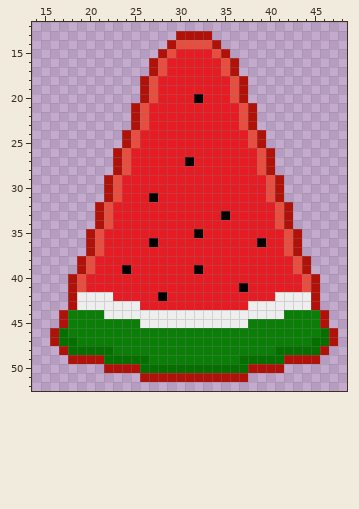
A pixel-art file gets an edit: Assets/Arts/Enemies/Boss/FruitKing/WaterMelonPiece.aseprite. That is the earlier state.
64x64 pixels, 1 frame. Shown: x 14..48, y 12..52.
And afterwards:
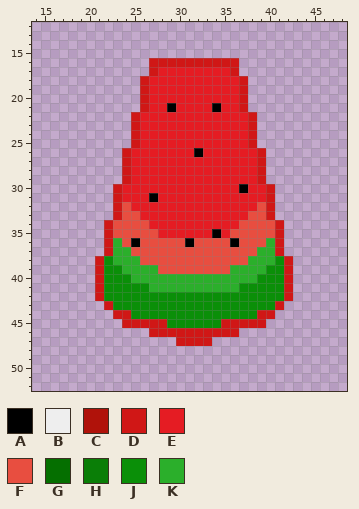
Palette (. is transparent): A #000000  B #eeeeee  C #b0120a  D #d01716  E #e51c23  F #e84e40  G #056f00  H #0a7e07  J #0a8f08  K #2baf2b
Changes in this commit:
Changed rows in their new state; - is an unchanged pixel.
first column x 16:
13 --------------....--------------
14 -------------......-------------
15 ------------........------------
16 -----------DDDDDDDDDD-----------
17 -----------DE------ED-----------
18 ----------DE--------ED----------
19 ----------DE--------ED----------
20 ----------DE----E---ED----------
21 ---------.D--A----A--D.---------
22 ---------DE----------ED---------
23 ---------DE----------ED---------
24 --------.D------------D.--------
25 --------.D------------D.--------
26 -------.D-------A------D.-------
27 -------.D------E-------D.-------
28 -------.D--------------D.-------
29 ------..D--------------D..------
30 ------.D-------------A--D.------
31 ------.D----------------D.------
32 -----..DF--------------FD..-----
33 -----..DFF---------E--FFD..-----
34 -----.DFFFF----------FFFFD.-----
35 ----..DFFFFF----E-A-FFFFFD..----
36 ----..DKFAFFFFFAFFFFAFFFKD..----
37 ----..DKKFFFFFFFFFFFFFFKKD..----
38 ---..DJKKKFFFFFFFFFFFFKKKJD..---
39 ---..DJJKKKKFFFFFFFFKKKKJJD..---
40 --...DJJJKKKKKKKKKKKKKKJJJD...--
41 --...DJJJJJKKKKKKKKKKJJJJJD...--
42 --...DJJJJJJJJJJJJJJJJJJJJD...--
43 --....DJJJJJJJJJJJJJJJJJJD....--
44 -......DDJJJJJJJJJJJJJJDD......-
45 -.......DDDDDJJJJJJDDDDD.......-
46 ...........DDDDDDDDDD...........
47 ..............DDDD..............
48 -..............................-
49 --............................--
50 ------....................------
51 ----------............----------
